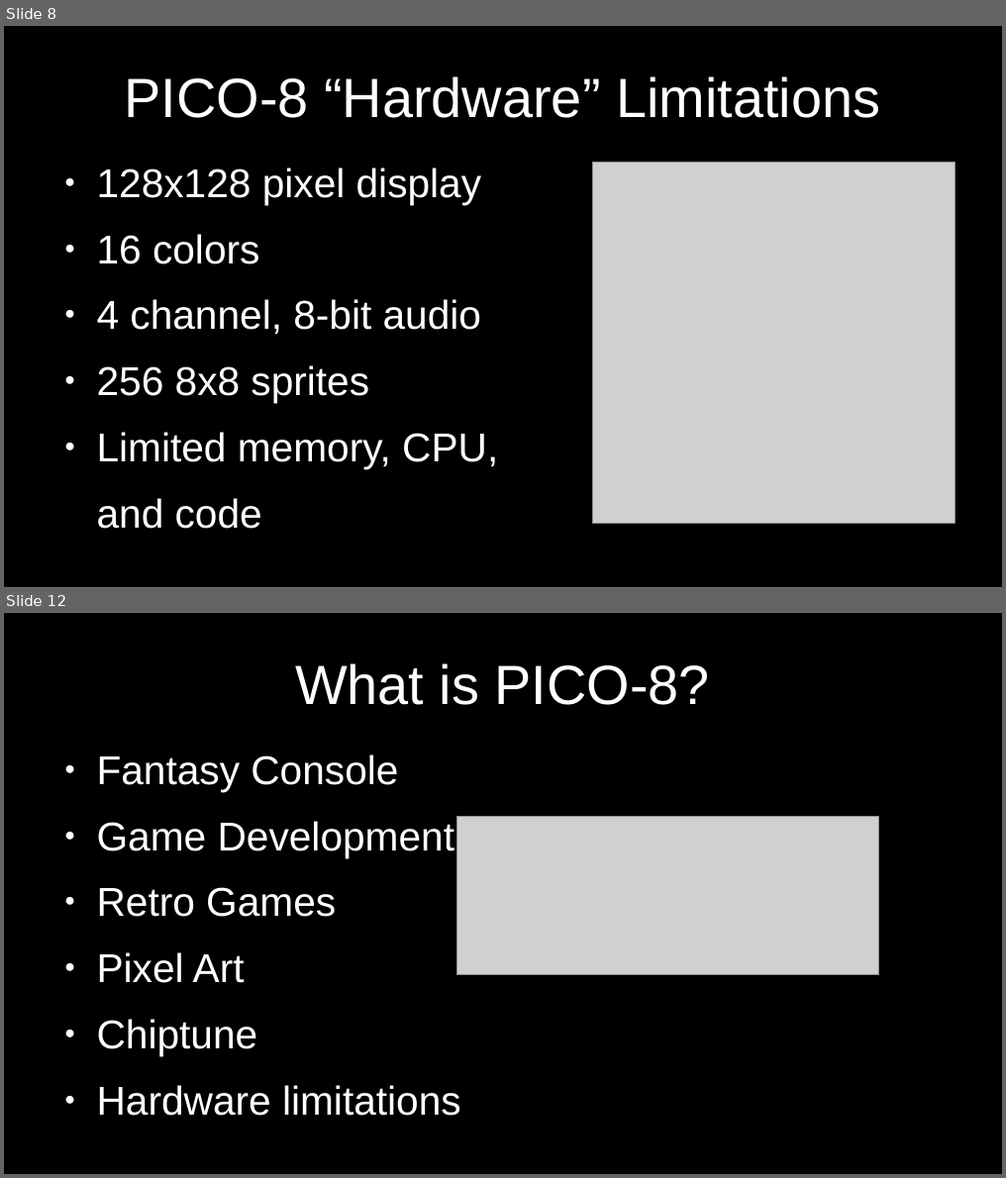
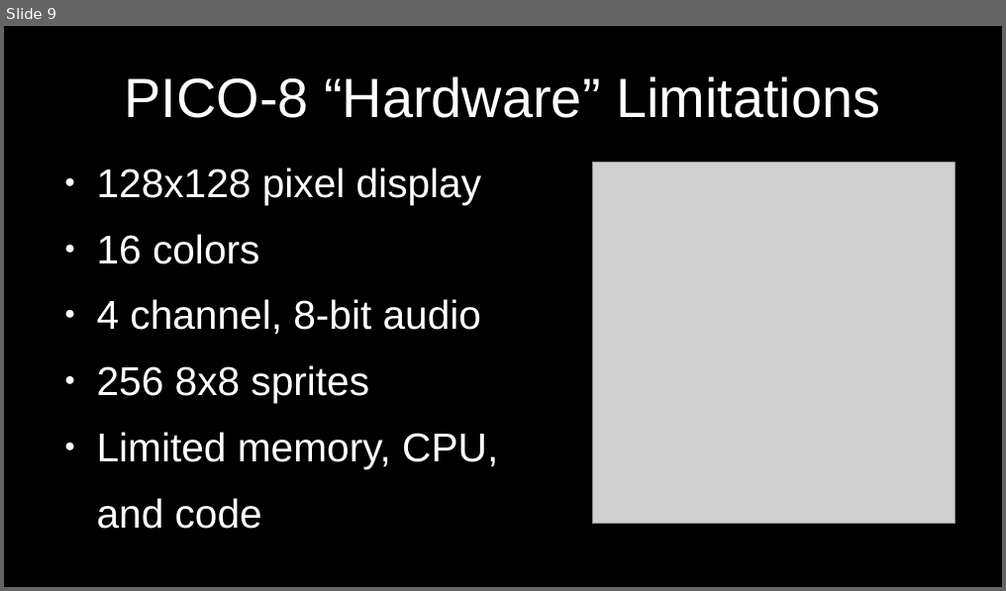
Before and after one commit to MiniMechMedia/pico8-games, a slide deck: carts/graphics-with-pico8/presentation/Graphics-With-PICO-8.odp. Shown one above the other, each under a label of ours: slides 8 and 12 before the commit, slide 9 after it; the slides between them are not shown. The pictures are 1006x1178 and 1006x591 pixels, drawn with LibreOffice and Linux fonts; fonts in the diff are those of the drawing; grey boxes stand for pictures. Boxes give left, top, right and bottom in pixels: in the first picture for what was removed or moved away, otherwise in the second. Text is boxed around its words. In the diff, an @@ line names an element or a change of style, - is before the commit and + after.

```diff
--- a/carts/graphics-with-pico8/presentation/Graphics-With-PICO-8.odp
+++ b/carts/graphics-with-pico8/presentation/Graphics-With-PICO-8.odp
@@ slide 12 removed at (4, 613, 1002, 1174), background #000000 @@
@@ title removed at (295, 663, 710, 705) @@
-What is PICO-8?
@@ text removed at (97, 755, 615, 1116) @@
-● Fantasy Console
-● Game Development Platform
-● Retro Games
-● Pixel Art
-● Chiptune
-● Hardware limitations
@@ picture removed at (456, 817, 880, 975) @@
@@ what was slide 8 is now slide 9 @@
```
Also in this commit, not shown: 1 slide changed, 3 slides added, 6 other slides removed, 1 other file.
